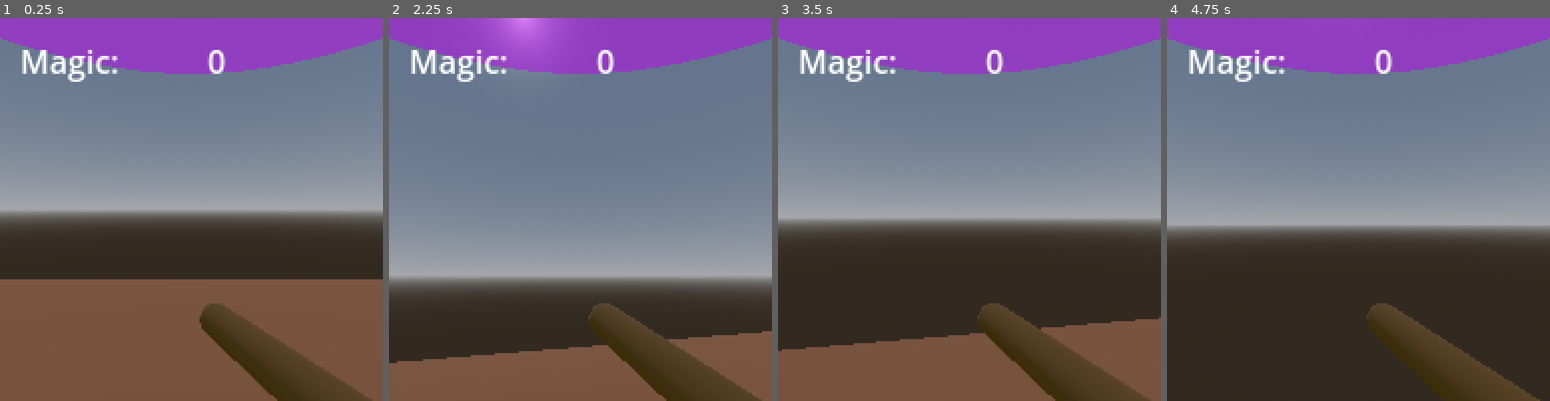
Above: before the commit, frames 1-4 (left to right).
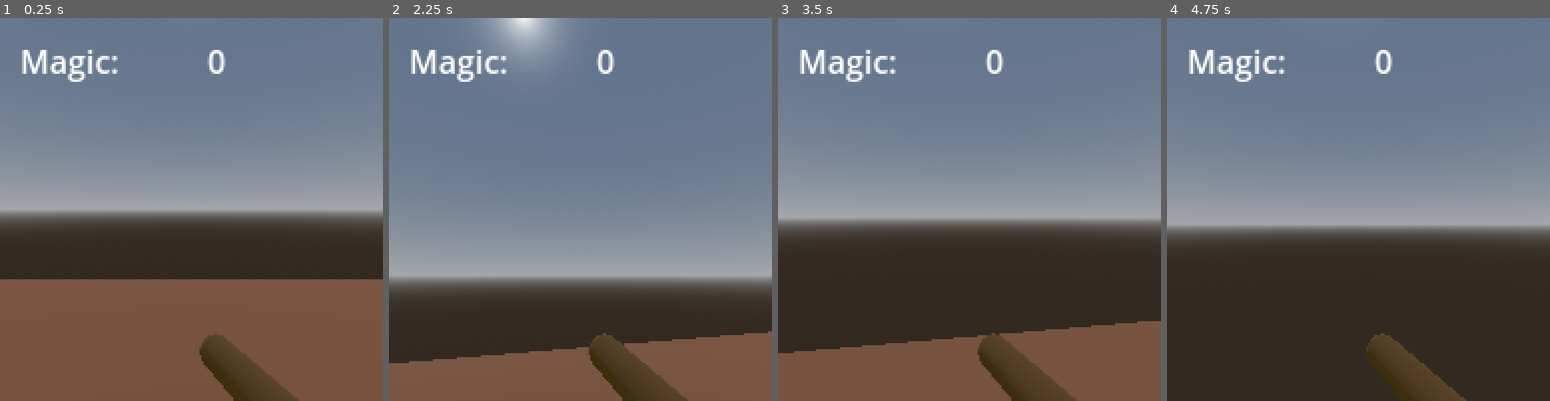
Above: after the commit, the same moments.

Repository: kaisalmon/gwt-85-entry
Game: Godot game, scene res://scenes/level/test_level.tscn
Same seed, same stepped clock (60 frames per second), same inputs: the game is played once before the commit and once after it. This scene is started directly instead of the project's main scene.
Inputs (mouse positions are in pixels of both pictures, inside the frame that each line leads up to):
- Up to frame 1 (0.25 s): no input
- Up to frame 2 (2.25 s): tap Enter at 0.5, 2 s; move the mouse to (599, 209) at 0.52 s; hold W (move_up) 0.53-1.28 s; tap Space at 1.25 s; move the mouse to (503, 228) at 1.27 s; hold S (move_down) 1.28-2.03 s; move the mouse to (618, 125) at 2.02 s; hold D (move_right) from 2.03 s (still down)
- Up to frame 3 (3.5 s): move the mouse to (965, 217) at 2.77 s; release D (move_right) at 2.78 s; hold W (move_up) from 2.78 s (still down)
- Up to frame 4 (4.75 s): keep holding W (move_up); move the mouse to (1389, 213) at 3.52 s; tap Space at 4.25 s; move the mouse to (1327, 205) at 4.27 s

The runs differ from the first frame. In frame 1, 17% of the frame differs, in the area x 0-100%, y 0-100%; in frame 2, 17%; in frame 3, 17%; in frame 4, 15%.

Commit message:
player movement, refactoring, interaction

Diff:
--- a/project.godot
+++ b/project.godot
@@ -56,6 +56,17 @@
 , Object(InputEventKey,"resource_local_to_scene":false,"resource_name":"","device":-1,"window_id":0,"alt_pressed":false …(186 unchanged characters)…
 ]
 }
+camera_right={
+"deadzone": 0.2,
+"events": [Object(InputEventKey,"resource_local_to_scene":false,"resource_name":"","device":-1,"window_id":0,"alt_pressed":false,"shift_pressed":false,"ctrl_pressed":false,"meta_pressed":false,"pressed":false,"keycode":0,"physical_keycode":4194321,"key_label":0,"unicode":0,"location":0,"echo":false,"script":null)
+]
+}
+
+[layer_names]
+
+3d_physics/layer_1="World"
+3d_physics/layer_2="Player"
+3d_physics/layer_3="Interaction"
 
 [rendering]
 
--- /dev/null
+++ b/scenes/interactable/interactable.gd
@@ -0,0 +1,9 @@
+class_name Interactable
+extends Area3D
+
+func can_interact(_player: Player) -> bool:
+	return true
+
+
+func interact(_player: Player) -> void:
+	push_warning("interactable is a base class and is not intended to be used. Inherit from Interactable and overwrite 'interact(..)'")
--- /dev/null
+++ b/scenes/interactable/item_consumer.gd
@@ -0,0 +1,18 @@
+class_name ItemConsumer
+extends Interactable
+
+## Consumes items and converts them to magic
+## Used for the cauldron.
+
+func _ready() -> void:
+	pass
+
+
+func can_interact(_player: Player) -> bool:
+	#TODO ?
+	return true
+
+
+func interact(_player: Player) -> void:
+	#TODO
+	pass
--- /dev/null
+++ b/scenes/interactable/item_consumer.tscn
@@ -0,0 +1,26 @@
+[gd_scene load_steps=5 format=3 uid="uid://2wi4shqocb1m"]
+
+[ext_resource type="Script" uid="uid://c01xfdf2r1f2x" path="res://scenes/interactable/item_consumer.gd" id="1_tkpk6"]
+
+[sub_resource type="SphereShape3D" id="SphereShape3D_b7q1x"]
+radius = 1.0
+
+[sub_resource type="StandardMaterial3D" id="StandardMaterial3D_b7q1x"]
+transparency = 1
+shading_mode = 0
+albedo_color = Color(1, 0.49, 0.49, 0.647059)
+
+[sub_resource type="SphereMesh" id="SphereMesh_yvxfo"]
+material = SubResource("StandardMaterial3D_b7q1x")
+
+[node name="ItemConsumer" type="Area3D"]
+collision_layer = 4
+collision_mask = 0
+monitoring = false
+script = ExtResource("1_tkpk6")
+
+[node name="CollisionShape3D" type="CollisionShape3D" parent="."]
+shape = SubResource("SphereShape3D_b7q1x")
+
+[node name="MeshInstance3D" type="MeshInstance3D" parent="."]
+mesh = SubResource("SphereMesh_yvxfo")
--- /dev/null
+++ b/scenes/interactable/item_provider.gd
@@ -0,0 +1,15 @@
+class_name RoomExpander
+extends Interactable
+
+func _ready() -> void:
+	pass
+
+
+func can_interact(_player: Player) -> bool:
+	#TODO ?
+	return true
+
+
+func interact(_player: Player) -> void:
+	#TODO
+	pass
--- /dev/null
+++ b/scenes/interactable/item_provider.tscn
@@ -0,0 +1,26 @@
+[gd_scene load_steps=5 format=3 uid="uid://b5npl0ksq8mxq"]
+
+[ext_resource type="Script" uid="uid://bnfcnb8qrl0t5" path="res://scenes/interactable/item_provider.gd" id="1_yvxfo"]
+
+[sub_resource type="SphereShape3D" id="SphereShape3D_b7q1x"]
+radius = 1.0
+
+[sub_resource type="StandardMaterial3D" id="StandardMaterial3D_b7q1x"]
+transparency = 1
+shading_mode = 0
+albedo_color = Color(0.915, 1, 0.49, 0.647059)
+
+[sub_resource type="SphereMesh" id="SphereMesh_yvxfo"]
+material = SubResource("StandardMaterial3D_b7q1x")
+
+[node name="ItemProvider" type="Area3D"]
+collision_layer = 4
+collision_mask = 0
+monitoring = false
+script = ExtResource("1_yvxfo")
+
+[node name="CollisionShape3D" type="CollisionShape3D" parent="."]
+shape = SubResource("SphereShape3D_b7q1x")
+
+[node name="MeshInstance3D" type="MeshInstance3D" parent="."]
+mesh = SubResource("SphereMesh_yvxfo")
--- /dev/null
+++ b/scenes/interactable/room_expander.gd
@@ -0,0 +1,16 @@
+class_name RoomExpander
+extends Interactable
+
+
+func _ready() -> void:
+	pass
+
+
+func can_interact(_player: Player) -> bool:
+	#TODO ?
+	return true
+
+
+func interact(_player: Player) -> void:
+	#TODO
+	pass
--- /dev/null
+++ b/scenes/interactable/room_expander.tscn
@@ -0,0 +1,26 @@
+[gd_scene load_steps=5 format=3 uid="uid://c4mtybhuv7us2"]
+
+[ext_resource type="Script" uid="uid://bkbxwfrykn7ai" path="res://scenes/interactable/room_expander.gd" id="1_ky5rl"]
+
+[sub_resource type="SphereShape3D" id="SphereShape3D_b7q1x"]
+radius = 1.0
+
+[sub_resource type="StandardMaterial3D" id="StandardMaterial3D_8sqe6"]
+transparency = 1
+shading_mode = 0
+albedo_color = Color(0.915, 1, 0.49, 0.647059)
+
+[sub_resource type="SphereMesh" id="SphereMesh_ky5rl"]
+material = SubResource("StandardMaterial3D_8sqe6")
+
+[node name="RoomExpander" type="Area3D"]
+collision_layer = 4
+collision_mask = 0
+monitoring = false
+script = ExtResource("1_ky5rl")
+
+[node name="CollisionShape3D" type="CollisionShape3D" parent="."]
+shape = SubResource("SphereShape3D_b7q1x")
+
+[node name="MeshInstance3D" type="MeshInstance3D" parent="."]
+mesh = SubResource("SphereMesh_ky5rl")
--- a/scenes/level/test_level.tscn
+++ b/scenes/level/test_level.tscn
@@ -1,7 +1,7 @@
 [gd_scene load_steps=12 format=3 uid="uid://bhstogp1gac2u"]
 
 [ext_resource type="PackedScene" uid="uid://cgpt5j6jktjpw" path="res://scenes/ui/ui.tscn" id="1_2i8ps"]
-[ext_resource type="PackedScene" uid="uid://cls2l048sueax" path="res://scenes/player.tscn" id="1_67e3x"]
+[ext_resource type="PackedScene" uid="uid://cls2l048sueax" path="res://scenes/player/player.tscn" id="1_67e3x"]
 
 [sub_resource type="ProceduralSkyMaterial" id="ProceduralSkyMaterial_2i8ps"]
 
--- /dev/null
+++ b/scenes/player/fp_model.tscn
@@ -0,0 +1,16 @@
+[gd_scene load_steps=3 format=3 uid="uid://shxwvlj63inc"]
+
+[sub_resource type="StandardMaterial3D" id="StandardMaterial3D_cggpe"]
+albedo_color = Color(0.235969, 0.142058, 0.0382288, 1)
+
+[sub_resource type="CapsuleMesh" id="CapsuleMesh_g2els"]
+material = SubResource("StandardMaterial3D_cggpe")
+radius = 0.05
+height = 1.0
+
+[node name="FirstPersonModel" type="Node3D"]
+
+[node name="WandDummy" type="MeshInstance3D" parent="."]
+transform = Transform3D(1.85189e-08, -0.423662, 0.90582, -1, -4.37114e-08, 0, 3.95947e-08, -0.90582, -0.423662, 0.267516, -0.34309, -0.368771)
+mesh = SubResource("CapsuleMesh_g2els")
+skeleton = NodePath("../..")
--- /dev/null
+++ b/scenes/player/interaction.gd
@@ -0,0 +1,6 @@
+class_name Interaction
+extends Area3D
+
+@export var player_target: Player
+
+var available_interactables: Array[Interactable] = []
--- /dev/null
+++ b/scenes/player/interaction.tscn
@@ -0,0 +1,17 @@
+[gd_scene load_steps=3 format=3 uid="uid://bgu3mnobaoxa2"]
+
+[ext_resource type="Script" uid="uid://cy7eylh2we5wt" path="res://scenes/player/interaction.gd" id="1_mf4np"]
+
+[sub_resource type="CylinderShape3D" id="CylinderShape3D_mf4np"]
+height = 1.5
+
+[node name="Interaction" type="Area3D"]
+collision_layer = 0
+collision_mask = 4
+monitorable = false
+script = ExtResource("1_mf4np")
+
+[node name="CollisionShape3D" type="CollisionShape3D" parent="."]
+transform = Transform3D(1, 0, 0, 0, -4.37114e-08, -1, 0, 1, -4.37114e-08, 0, 0, 0)
+shape = SubResource("CylinderShape3D_mf4np")
+debug_color = Color(0, 0.64, 0.192, 0.870588)
--- a/scenes/player.gd
+++ b/scenes/player/player.gd
@@ -1,30 +1,51 @@
 class_name Player
 extends CharacterBody3D
 
+@export var move_speed: float = 12.0
+@export_range(0.0, 0.6, 0.01) var walk_y_variance: float = 0.1
 @export var mouse_sensitivity: float = 0.05
-@export var move_speed: float = 12.0
 @export_range(0, 90, 1, "radians_as_degrees") var max_down_angle: float = 60
 @export_range(0, 90, 1, "radians_as_degrees") var max_up_angle: float = 60
 
 @export_category("internal nodes")
 @export var look_pivot: Node3D
 
+var base_y_pos: float
+var move_time: float = 0.0
+var current_y_offset: float = 0.0
+
 
 func _ready() -> void:
 	Input.mouse_mode = Input.MOUSE_MODE_CAPTURED #we may not want this here
+	base_y_pos = look_pivot.position.y
 
 func _physics_process(delta: float) -> void:
+
 	move(delta)
+
+	if move_time > 0:
+		var offset_strength: float = max(clamp(move_time * 2, 0.0, 1.0), current_y_offset)
+		current_y_offset = offset_strength * sin(move_time*10) * walk_y_variance
+		look_pivot.position.y = base_y_pos + current_y_offset
+	else:
+		current_y_offset = lerp(current_y_offset, 0.0, delta)
+		look_pivot.position.y = base_y_pos + current_y_offset
 
 func move(delta: float) -> void:
 	var input_dir: Vector2 = Input.get_vector("move_left", "move_right", "move_up", "move_down")
 	if !can_use_input():
 		input_dir = Vector2.ZERO
 
-	var move_dir: Vector3 = transform.basis * Vector3(input_dir.x, 0, input_dir.y)
+
+	var move_dir: Vector3 = Vector3.ZERO
+	if !input_dir.is_zero_approx():
+		move_dir = transform.basis * Vector3(input_dir.x, 0, input_dir.y)
+		move_time += delta
+	else:
+		move_time = 0.0
+
 	velocity = velocity.move_toward(move_dir * move_speed, delta * 200)
 	move_and_slide()
-
 
 func _input(event: InputEvent) -> void:
 	if !can_use_input():
--- a/scenes/player.tscn
+++ b/scenes/player/player.tscn
@@ -1,6 +1,8 @@
 [gd_scene load_steps=9 format=3 uid="uid://cls2l048sueax"]
 
-[ext_resource type="Script" uid="uid://cncmko6oqi8qx" path="res://scenes/player.gd" id="1_g2els"]
+[ext_resource type="Script" uid="uid://cncmko6oqi8qx" path="res://scenes/player/player.gd" id="1_g2els"]
+[ext_resource type="PackedScene" uid="uid://shxwvlj63inc" path="res://scenes/player/fp_model.tscn" id="2_qhqgy"]
+[ext_resource type="PackedScene" uid="uid://bgu3mnobaoxa2" path="res://scenes/player/interaction.tscn" id="3_qhqgy"]
 
 [sub_resource type="StandardMaterial3D" id="StandardMaterial3D_fr7j6"]
 transparency = 1
@@ -9,13 +11,7 @@
 [sub_resource type="CapsuleMesh" id="CapsuleMesh_3vyb7"]
 material = SubResource("StandardMaterial3D_fr7j6")
 
-[sub_resource type="StandardMaterial3D" id="StandardMaterial3D_cggpe"]
-albedo_color = Color(0.235969, 0.142058, 0.0382288, 1)
-
-[sub_resource type="CapsuleMesh" id="CapsuleMesh_g2els"]
-material = SubResource("StandardMaterial3D_cggpe")
-radius = 0.05
-height = 1.0
+[sub_resource type="CapsuleShape3D" id="CapsuleShape3D_g2els"]
 
 [sub_resource type="StandardMaterial3D" id="StandardMaterial3D_g2els"]
 transparency = 1
@@ -27,14 +23,16 @@
 bottom_radius = 0.6
 height = 0.3
 
-[sub_resource type="CapsuleShape3D" id="CapsuleShape3D_g2els"]
-
 [node name="Player" type="CharacterBody3D" node_paths=PackedStringArray("look_pivot")]
+collision_layer = 3
 script = ExtResource("1_g2els")
 look_pivot = NodePath("LookPivot")
 
-[node name="Dummy" type="MeshInstance3D" parent="."]
+[node name="ModelDummy" type="MeshInstance3D" parent="."]
 mesh = SubResource("CapsuleMesh_3vyb7")
+
+[node name="CollisionShape3D" type="CollisionShape3D" parent="."]
+shape = SubResource("CapsuleShape3D_g2els")
 
 [node name="LookPivot" type="Node3D" parent="."]
 transform = Transform3D(1, 0, 0, 0, 1, 0, 0, 0, 1, 0, 0.5, 0)
@@ -42,13 +40,13 @@
 [node name="Camera3D" type="Camera3D" parent="LookPivot"]
 current = true
 
-[node name="WandDummy" type="MeshInstance3D" parent="LookPivot"]
-transform = Transform3D(1.85189e-08, -0.423662, 0.90582, -1, -4.37114e-08, 0, 3.95947e-08, -0.90582, -0.423662, 0.267516, -0.34309, -0.368771)
-mesh = SubResource("CapsuleMesh_g2els")
+[node name="FirstPersonModel" parent="LookPivot" instance=ExtResource("2_qhqgy")]
+transform = Transform3D(1, 0, 0, 0, 1, 0, 0, 0, 1, 0, -0.1, 0)
 
 [node name="HatDummy" type="MeshInstance3D" parent="LookPivot"]
 transform = Transform3D(1, 0, 0, 0, 1, 0, 0, 0, 1, 0, 0.47642, 0)
+visible = false
 mesh = SubResource("CylinderMesh_g2els")
 
-[node name="CollisionShape3D" type="CollisionShape3D" parent="."]
-shape = SubResource("CapsuleShape3D_g2els")
+[node name="Interaction" parent="LookPivot" instance=ExtResource("3_qhqgy")]
+transform = Transform3D(1, 0, 0, 0, 1, 0, 0, 0, 1, 0, 0, -1.20692)
Not shown, added: scenes/interactable/interactable.gd.uid
Not shown, added: scenes/interactable/item_consumer.gd.uid
Not shown, added: scenes/interactable/item_provider.gd.uid
Not shown, added: scenes/interactable/room_expander.gd.uid
Not shown, added: scenes/player/interaction.gd.uid
Renamed: scenes/player.gd.uid -> scenes/player/player.gd.uid
